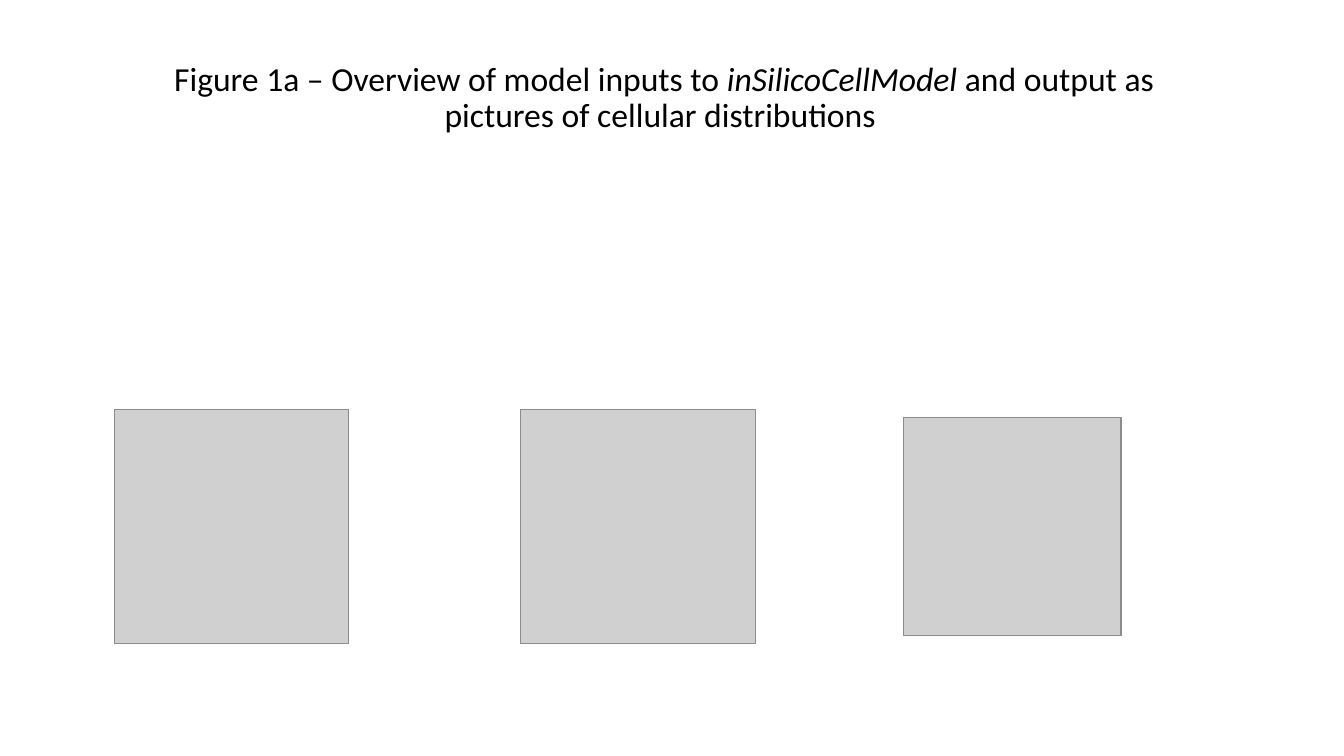
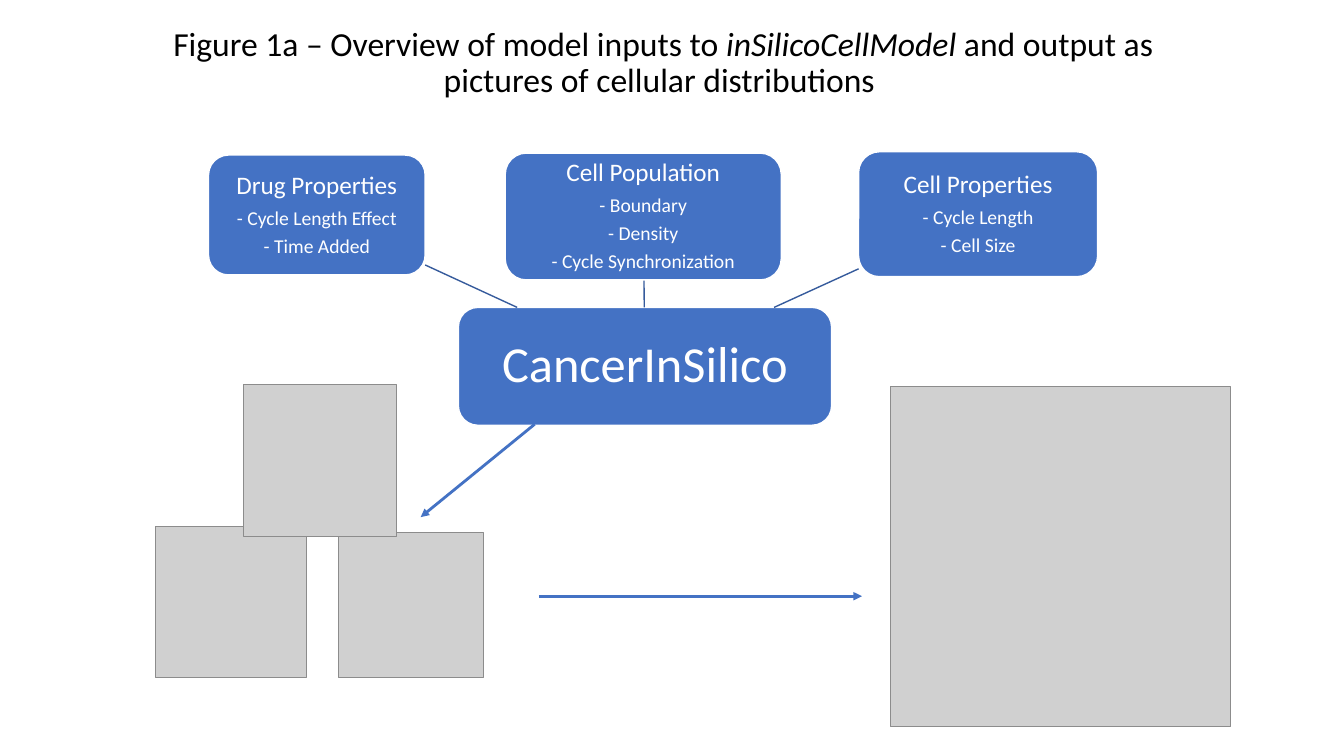
Before and after one commit to FertigLab/CancerInSilico-Figures, a slide deck: slide 1 of Figure_Overview.pptx. Drawn at 1344x756 pixels with LibreOffice and Linux fonts; fonts in the diff are those of the drawing; grey boxes stand for pictures. Boxes give left, top, right and bottom in pixels: in the first picture for what was removed or moved away, otherwise in the second. Text is boxed around its words. In the diff, an @@ line names an element or a change of style, - is before the commit and + after.

```diff
--- a/Figure_Overview.pptx
+++ b/Figure_Overview.pptx
@@ subtitle "Figure 1a – Overview of ...": place and size @@
-subtitle "Figure 1a – Overview of ..." at [174, 67, 1154, 133]
+subtitle "Figure 1a – Overview of ..." at [173, 32, 1153, 98]
@@ group added at [209, 152, 1098, 425]: 4 rounded rectangles, 4 texts, 3 freeform shapes @@
+CancerInSilico
+Cell Population
+- Boundary
+- Density
+- Cycle Synchronization
+Cell Properties
+- Cycle Length
+- Cell Size
+Drug Properties
+- Cycle Length Effect
+- Time Added
@@ picture: place and size @@
-picture at [115, 409, 349, 643]
+picture at [244, 384, 396, 536]
@@ picture added at [890, 387, 1230, 727] @@
@@ arrow added from (534, 424) to (420, 517), #4472C4 2 pt @@
@@ picture: place and size @@
-picture at [521, 409, 756, 644]
+picture at [155, 526, 307, 678]
@@ picture: place and size @@
-picture at [903, 417, 1121, 635]
+picture at [339, 532, 484, 678]
@@ arrow added from (539, 596) to (862, 596), #4472C4 2 pt @@
```
Also in this commit, not shown: 3 other slides changed, 2 slides added, 1 slide removed, 14 other files.
